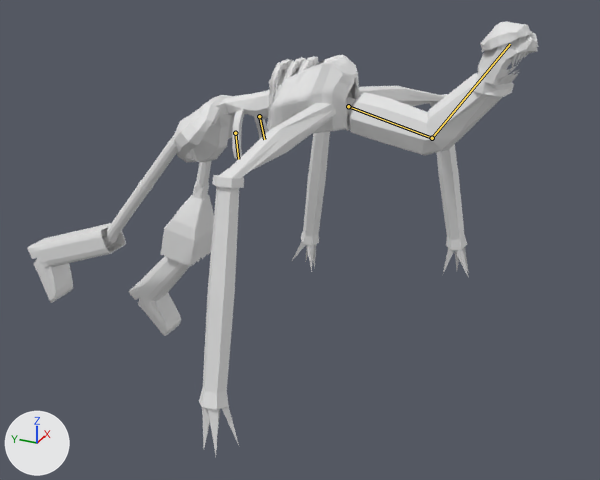
An edit to the Blender file 3D/monster.blend, drawn before and after from the same camera.
The view is the same before and after, from a 50 mm camera at (-1.831, -1.051, 0.847) aimed at (-0.04, -0.245, -0.048). Arrows for +X, +Y and +Z are at lower left; the lights stay in place. The picture after the commit comes second. Both versions are drawn at frame 252 of the action 'ArmatureAction'; the numbers are the values there. The bones that change are drawn over the model as lines.

Names of what the first picture shows: 'SPINE', 'SPINE.001', 'arms', 'cap', 'claws', 'left leg', 'pelvis', 'right leg', 'teeth', 'vest'.
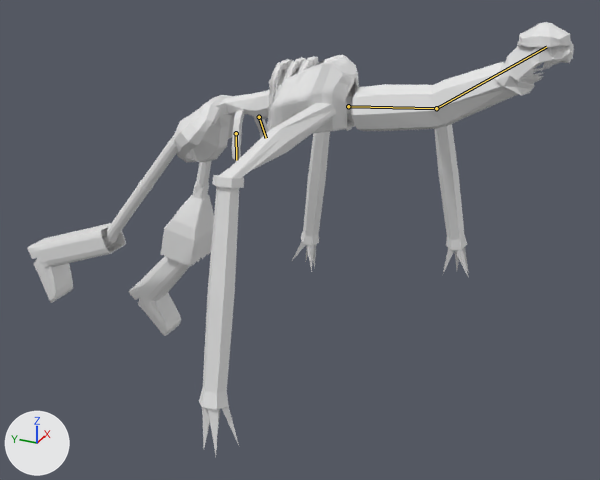
Changed parts and their boxes [x1, y1, x2, y2] in the pictures (600 x 480 px):
'SPINE', posed: before [216, 33, 539, 156]; after [216, 44, 574, 131]
'cap', posed (19% shorter): before [480, 21, 532, 52]; after [517, 22, 572, 47]
'SPINE.001', posed: before [232, 109, 268, 160]; after [232, 109, 269, 161]
'teeth', posed: before [497, 52, 528, 85]; after [521, 60, 561, 84]
bone 'NeckBot', root to tip: before (348, 106) to (432, 138); after (348, 106) to (436, 108)
bone 'NeckTop', root to tip: before (432, 138) to (510, 44); after (436, 108) to (546, 47)
bone 'Bone.016', root to tip: before (259, 116) to (264, 139); after (259, 117) to (266, 138)
bone 'Bone.018', root to tip: before (235, 133) to (238, 159); after (236, 133) to (236, 160)

What the commit changed:
Bone 'NeckBot' (bone_neckbot) turns from (21, 0, 0) to (2, 0, 0) degrees about its own x, y and z.
Bone 'NeckTop' (bone_necktop) turns from (-62, 3, -4) to (-22, 4, -1) degrees about its own x, y and z.
Bone 'Bone.016' (bone_bone_016) turns from (0, 0, 0) to (-11, 2, 3) degrees about its own x, y and z.
Bone 'Bone.018' (bone_bone_018) turns from (0, 0, 0) to (11, -1, -3) degrees about its own x, y and z.
